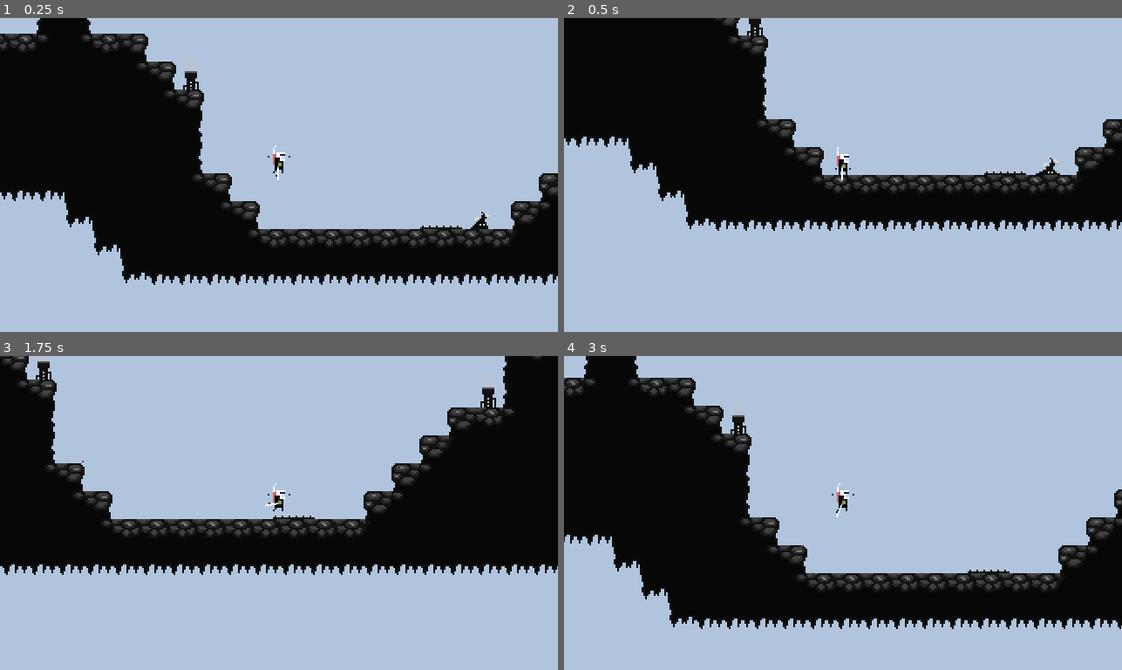
Above: before the commit, frames 1-4 (two rows, left to right).
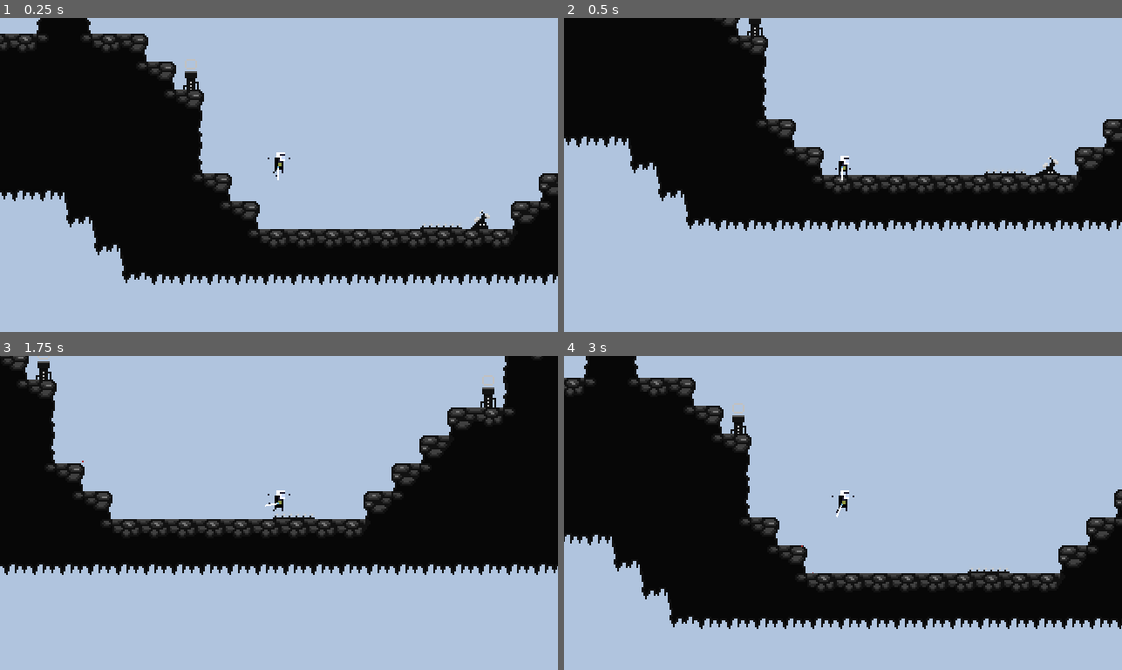
Above: after the commit, the same moments.

Repository: jsonify/Platform
Game: Godot game, scene res://World/world.tscn
Same seed, same stepped clock (60 frames per second), same inputs: the game is played once before the commit and once after it.
Inputs (mouse positions are in pixels of both pictures, inside the frame that each line leads up to):
- Up to frame 1 (0.25 s): no input
- Up to frame 2 (0.5 s): no input
- Up to frame 3 (1.75 s): move the mouse to (401, 497) at 0.52 s; hold Right (right) from 0.53 s (still down); click (401, 497) at 0.6 s; tap Space (jump) at 0.77, 1.52 s; move the mouse to (167, 528) at 1.27 s; click (167, 528) at 1.35 s
- Up to frame 4 (3 s): move the mouse to (898, 443) at 2.02 s; release Right (right) at 2.03 s; hold Left (left) 2.03-2.78 s; click (898, 443) at 2.1 s; tap Enter at 2.75 s; move the mouse to (815, 575) at 2.77 s; hold Right (right) from 2.78 s (still down); click (815, 575) at 2.85 s

The runs differ from the first frame. In frame 1, less than 0.1% of the frame differs, in the area x 47-53%, y 40-47%; in frame 2, less than 0.1%, in the area x 48-52%, y 41-49%; in frame 3, less than 0.1%; in frame 4, less than 0.1%.

Commit message:
Created jetpack flag, jetpack skin resource

Diff:
--- /dev/null
+++ b/Assets/player-base-skin.tres
@@ -0,0 +1,4 @@
+[gd_resource type="CompressedTexture2D" format=3 uid="uid://culhmpx18u4wr"]
+
+[resource]
+load_path = "res://.godot/imported/hero_base_NO-WEAPON_24x36.png-c9bbf64372767d6b48e43fa8df757e13.ctex"
--- /dev/null
+++ b/Assets/player-jetpack-skin.tres
@@ -0,0 +1,4 @@
+[gd_resource type="CompressedTexture2D" format=3 uid="uid://cwvkwfbcsigeq"]
+
+[resource]
+load_path = "res://.godot/imported/hero_NO-WEAPON_24x36.png-165004f9830a8576513adb55687eea89.ctex"
--- a/Player/player.gd
+++ b/Player/player.gd
@@ -16,6 +16,8 @@
 @onready var state_label := $StateLabel
 @onready var sprite := $Sprite2D
 @onready var remoteTransform2D := $RemoteTransform2D
+
+var jetpack_enabled = false
 
 enum states {
 	RUN,
@@ -129,13 +131,14 @@
 		state = states.FALL
 
 func thrust_state(input):
-	animation_player.play("Thrust")
-	apply_thrust()
-	update_direction(input)
-	if Input.is_action_just_released("thrust"):
-		state = states.FALL
-	elif input.x != 0:
-		apply_acceleration(input.x)
+	if jetpack_enabled:
+		animation_player.play("Thrust")
+		apply_thrust()
+		update_direction(input)
+		if Input.is_action_just_released("thrust"):
+			state = states.FALL
+		elif input.x != 0:
+			apply_acceleration(input.x)
 
 func player_die():
 	queue_free()
--- a/Player/player.tscn
+++ b/Player/player.tscn
@@ -1,7 +1,7 @@
 [gd_scene load_steps=14 format=3 uid="uid://ddi8mvrcfnwit"]
 
 [ext_resource type="Script" path="res://Player/player.gd" id="1_rwnf5"]
-[ext_resource type="Texture2D" uid="uid://d0su8yvkcxv1h" path="res://Player/hero_NO-WEAPON_24x36.png" id="2_gwc0q"]
+[ext_resource type="Texture2D" uid="uid://7m4at8v8njym" path="res://Assets/hero_base_NO-WEAPON_24x36.png" id="2_ws7xp"]
 [ext_resource type="Script" path="res://Player/Gun.gd" id="3_k8qln"]
 [ext_resource type="Texture2D" uid="uid://bcfw6nnshpnkv" path="res://Assets/gun1.png" id="4_e8rct"]
 [ext_resource type="PackedScene" uid="uid://c5ikkfce18uh4" path="res://Weapons/bullet.tscn" id="5_26806"]
@@ -28,8 +28,9 @@
 
 [sub_resource type="Animation" id="Animation_bv6y0"]
 resource_name = "Idle"
-length = 0.1
+length = 1.2
 loop_mode = 1
+step = 0.05
 tracks/0/type = "value"
 tracks/0/imported = false
 tracks/0/enabled = true
@@ -37,10 +38,10 @@
 tracks/0/interp = 1
 tracks/0/loop_wrap = true
 tracks/0/keys = {
-"times": PackedFloat32Array(0),
-"transitions": PackedFloat32Array(1),
+"times": PackedFloat32Array(0, 0.5, 0.6, 0.7, 0.8, 0.9, 1),
+"transitions": PackedFloat32Array(1, 1, 1, 1, 1, 1, 1),
 "update": 1,
-"values": [15]
+"values": [15, 15, 16, 17, 18, 19, 20]
 }
 
 [sub_resource type="Animation" id="Animation_ux1ho"]
@@ -134,8 +135,8 @@
 
 [node name="Sprite2D" type="Sprite2D" parent="."]
 position = Vector2(0, -3)
-texture = ExtResource("2_gwc0q")
-hframes = 28
+texture = ExtResource("2_ws7xp")
+hframes = 21
 frame = 16
 
 [node name="StateLabel" type="Label" parent="."]
Binary file changed: Assets/hero_base_NO-WEAPON_24x36.png
